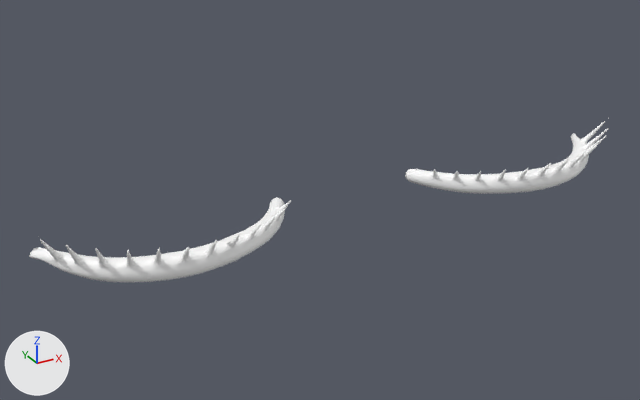
A saved change to the glTF model apps/web/public/avatar-kit/lashes/dramatic.glb.
Rendered twice from a 50 mm lens placed at (-0.734, -2.091, 0.745), pointed at (-0.077, -0.897, 0.147). Every picture has the same lights, and +X, +Y and +Z are marked at lower left. The picture after the commit comes second. Both versions are drawn at full value of the shape key 'idHeadNarrow' of 'Mesh_0'; the numbers are the values there. Vertices at exactly the same position are counted once.
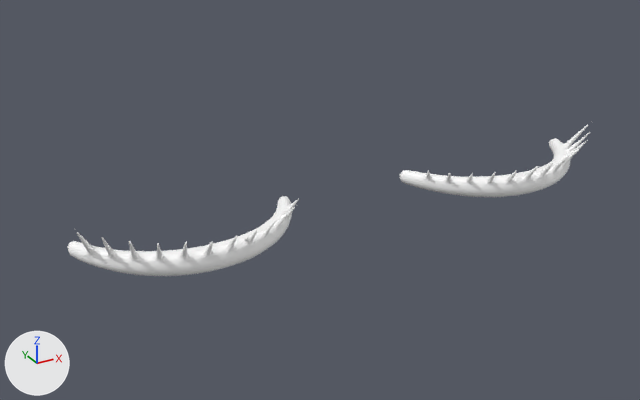
Changed parts and their boxes [x1, y1, x2, y2] in the pictures (640 x 400 px; the box of a moved part takes in the faces that stretch with it):
'Mesh_0', reshaped, moved, rescaled (9% narrower)
    before: [29, 118, 609, 282]
    after: [67, 121, 592, 276]
part 1 of me_mesh_0, moved or reshaped
    before: [29, 197, 291, 282]
    after: [67, 196, 299, 276]
part 2 of me_mesh_0, moved or reshaped
    before: [405, 118, 609, 194]
    after: [400, 121, 592, 197]

The change, as a diff of the scene's bpy script:
```diff
--- a/apps/web/public/avatar-kit/lashes/dramatic.glb.py
+++ b/apps/web/public/avatar-kit/lashes/dramatic.glb.py
@@ me_mesh_0 @@
 # used by ob_mesh_0; parent = ob_part; location = (-0.564, -0.758, -0.212); scale = (0.0000689, 0.0000689, 0.0000689)
-me_mesh_0.from_pydata(...)  # 1521 vertices, 2991 faces; spans x 266.0..16099.0, y -3819.0..-1223.0, z 4770.0..6009.0
+me_mesh_0.from_pydata(...)  # 1521 vertices, 2991 faces; spans x 1609.0..14774.0, y -3533.0..-1126.0, z 4388.0..5569.0
+# me_mesh_0 part 1: 765 of 1521 vertices moved; they spanned x 266.0..6367.0, y -3810.0..-1223.0, z 4770.0..6009.0 and now span x 1609.0..6675.0, y -3526.0..-1126.0, z 4388.0..5569.0; mean shift (852.0, 195.0, -415.0); largest move (266.0, -1319.0, 5052.0) -> (1679.0, -1197.0, 4571.0)
+# me_mesh_0 part 2: 756 of 1521 vertices moved; they spanned x 10012.0..16099.0, y -3819.0..-1227.0, z 4771.0..6009.0 and now span x 9706.0..14774.0, y -3533.0..-1128.0, z 4388.0..5569.0; mean shift (-881.0, 194.0, -417.0); largest move (16099.0, -1295.0, 5073.0) -> (14708.0, -1203.0, 4570.0)
 me_mesh_0.materials.append(mat_defaultmaterial)
@@ ob_mesh_0 @@
 ob_mesh_0.parent = ob_part
-ob_mesh_0.location = (-0.564, -0.758, -0.212)
-ob_mesh_0.scale = (0.0000689, 0.0000689, 0.0000689)
+ob_mesh_0.location = (-0.612, -0.758, -0.212)
+ob_mesh_0.scale = (0.0000747, 0.0000747, 0.0000747)
```
